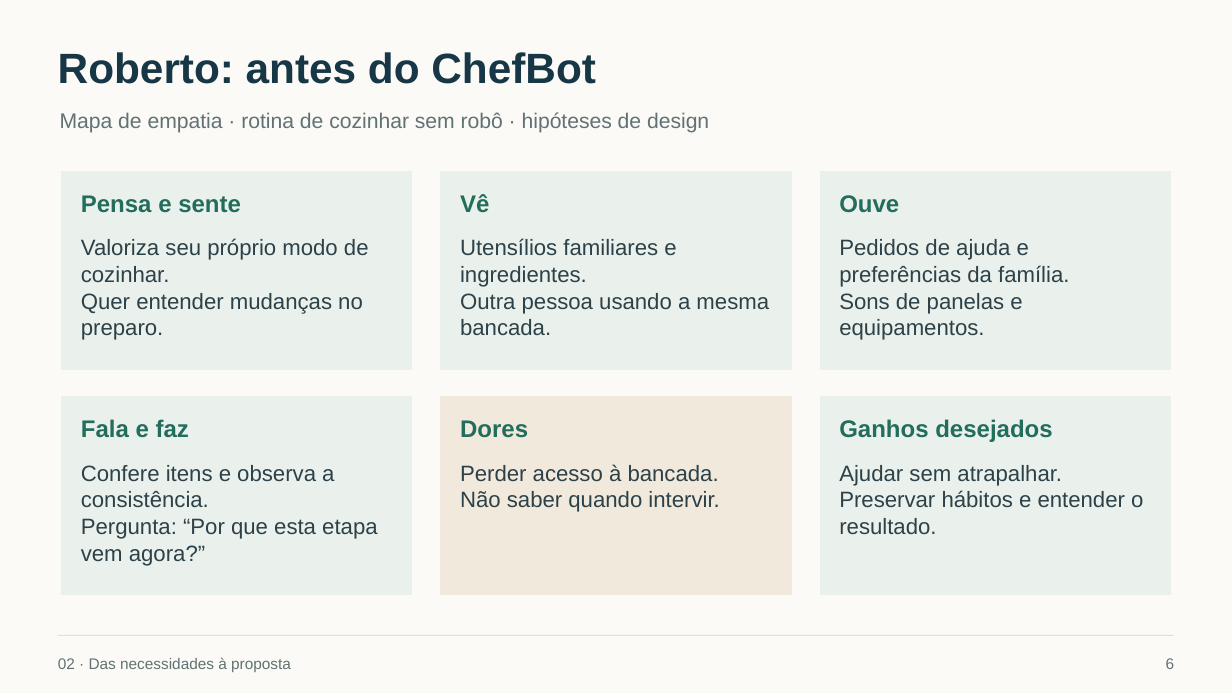
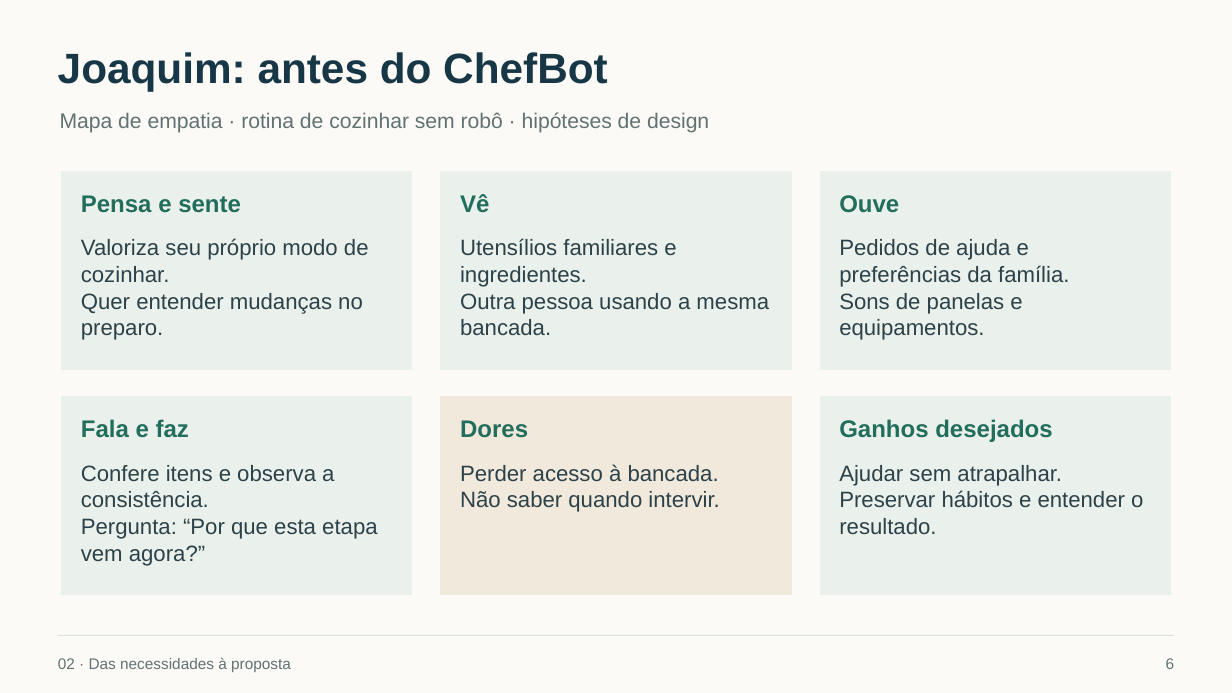
Before and after one commit to Toquinha443/chefbot-ihr, a slide deck: slide 6 of apresentacao/ChefBot_Apresentacao_Final.pptx. Drawn at 1232x693 pixels with LibreOffice and Linux fonts; fonts in the diff are those of the drawing. Boxes give left, top, right and bottom in pixels: in the first picture for what was removed or moved away, otherwise in the second. Text is boxed around its words. In the diff, an @@ line names an element or a change of style, - is before the commit and + after.

```diff
--- a/apresentacao/ChefBot_Apresentacao_Final.pptx
+++ b/apresentacao/ChefBot_Apresentacao_Final.pptx
@@ text at <box>58,52,608,91</box>: text changed @@
-Roberto: antes do ChefBot
+Joaquim: antes do ChefBot
```
Also in this commit, not shown: 3 other slides changed, 1 slide added, 1 slide removed, 9 other files.
